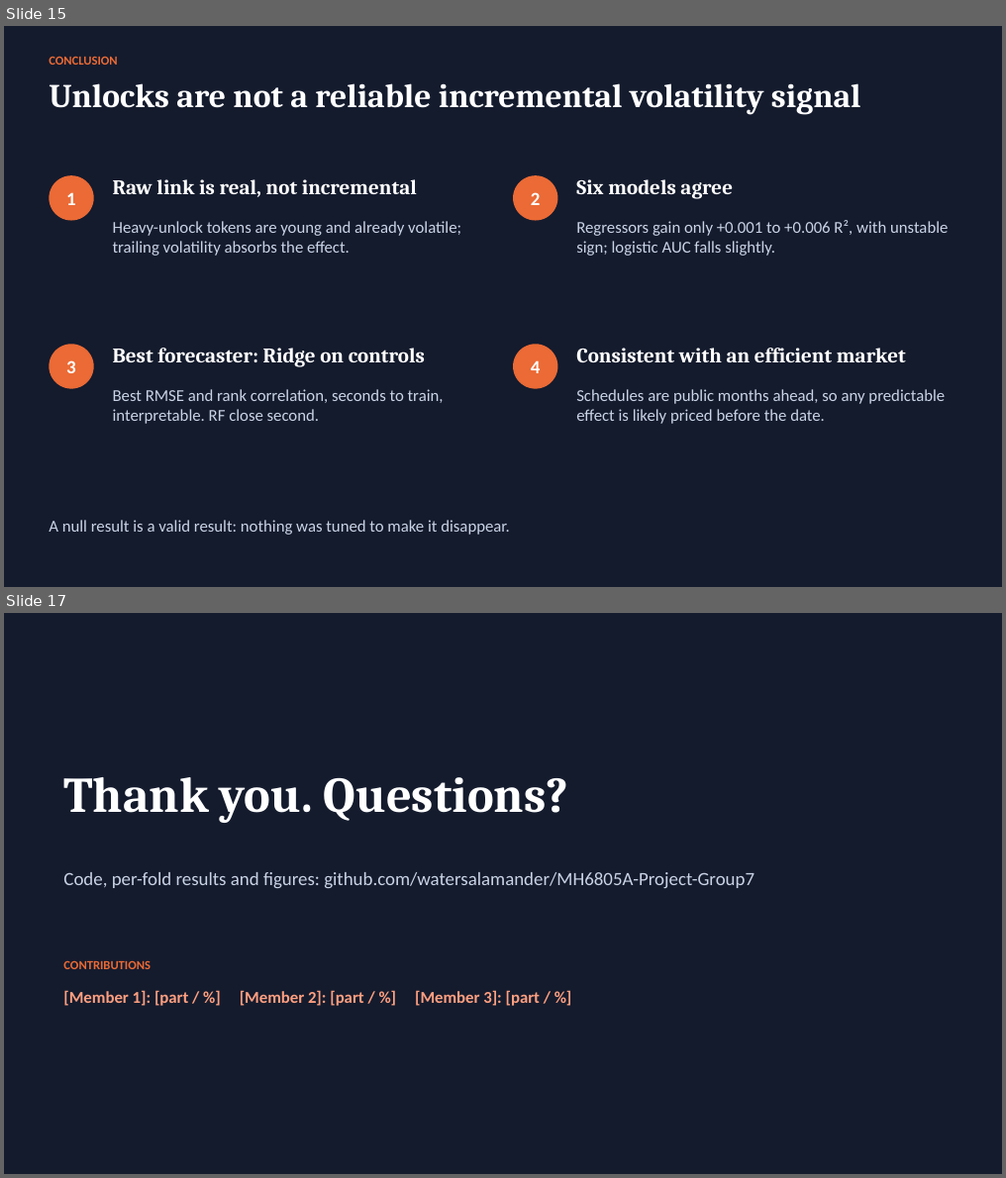
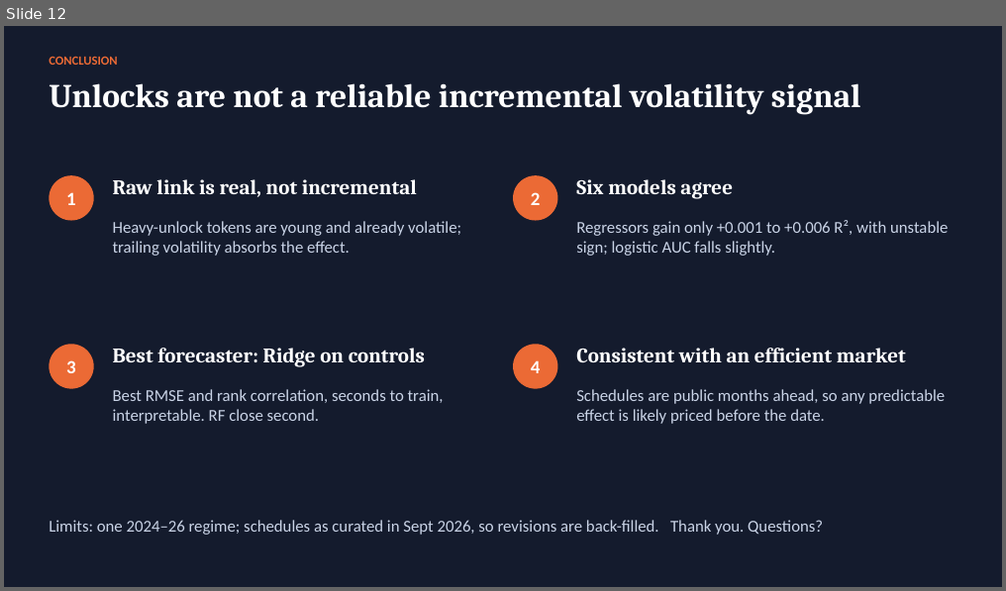
Before and after one commit to watersalamander/MH6805A-Project-Group7, a slide deck: report/Group7_Presentation_DRAFT.pptx. Shown one above the other, each under a label of ours: slides 15 and 17 before the commit, slide 12 after it; the slides between them are not shown. The pictures are 1006x1178 and 1006x591 pixels, drawn with LibreOffice and Linux fonts; fonts in the diff are those of the drawing. Boxes give left, top, right and bottom in pixels: in the first picture for what was removed or moved away, otherwise in the second. Text is boxed around its words. In the diff, an @@ line names an element or a change of style, - is before the commit and + after.

```diff
--- a/report/Group7_Presentation_DRAFT.pptx
+++ b/report/Group7_Presentation_DRAFT.pptx
@@ slide 17 removed at box(4, 613, 1002, 1174), background #141B2D @@
@@ text removed at box(63, 777, 569, 823) @@
-Thank you. Questions?
@@ text removed at box(63, 872, 754, 888) @@
-Code, per-fold results and figures: github.com/watersalamander/MH6805A-Project-Group7
@@ text removed at box(63, 960, 151, 969) @@
-CONTRIBUTIONS
@@ text removed at box(63, 990, 540, 1006) @@
-[Member 1]: [part / %] [Member 2]: [part / %] [Member 3]: [part / %]
@@ what was slide 15 is now slide 12 @@
@@ slide 12 changed as well @@
@@ text at box(49, 520, 823, 535): text changed @@
-A null result is a valid result: nothing was tuned to make it disappear.
+Limits: one 2024–26 regime; schedules as curated in Sept 2026, so revisions are back-filled. Thank you. Questions?
```
Also in this commit, not shown: 10 other slides changed, 4 other slides removed, 2 other files.
